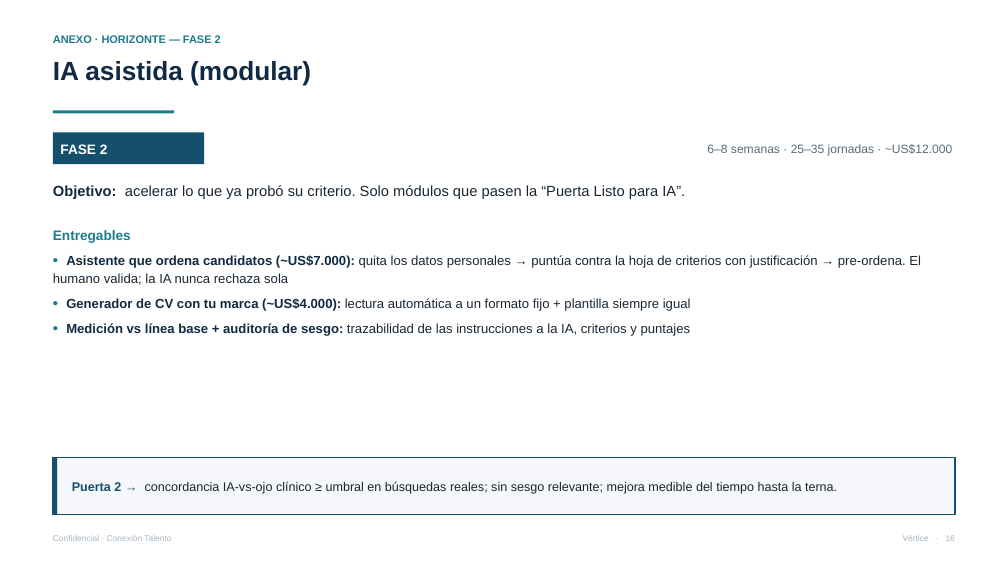
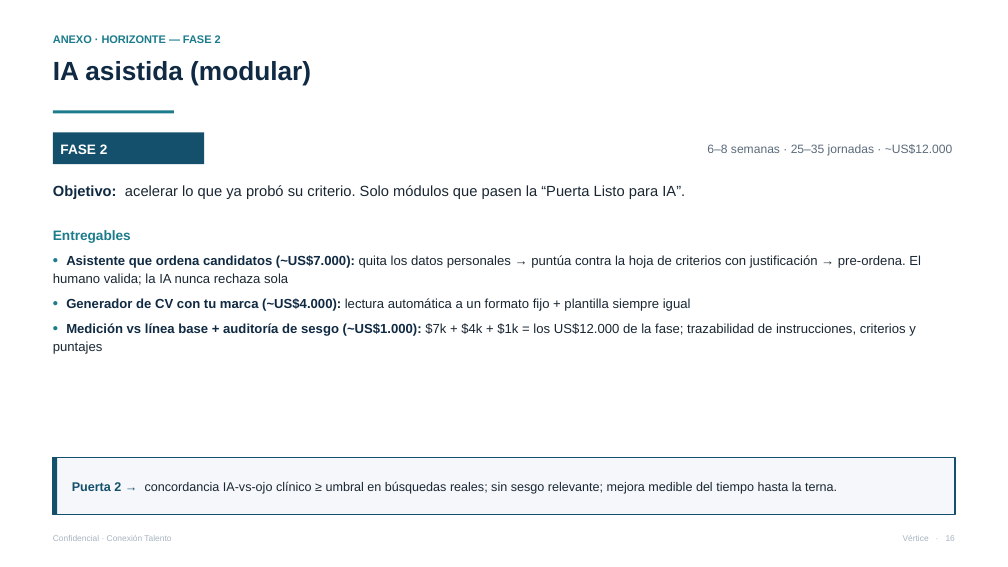
Before and after one commit to vverlaine/conexion-talento-ia, a slide deck: slide 16 of 04-propuesta/Presentacion-Conexion-Talento.pptx. Drawn at 1008x567 pixels with LibreOffice and Linux fonts; fonts in the diff are those of the drawing. Boxes give left, top, right and bottom in pixels: in the first picture for what was removed or moved away, otherwise in the second. Text is boxed around its words. In the diff, an @@ line names an element or a change of style, - is before the commit and + after.

```diff
--- a/04-propuesta/Presentacion-Conexion-Talento.pptx
+++ b/04-propuesta/Presentacion-Conexion-Talento.pptx
@@ text at <box>53,323,916,354</box>: text changed @@
-• Medición vs línea base + auditoría de sesgo: trazabilidad de las instrucciones a la IA, criterios y puntajes
+• Medición vs línea base + auditoría de sesgo (~US$1.000): $7k + $4k + $1k = los US$12.000 de la fase; trazabilidad de instrucciones, criterios y puntajes
```
Also in this commit, not shown: 4 other files.
